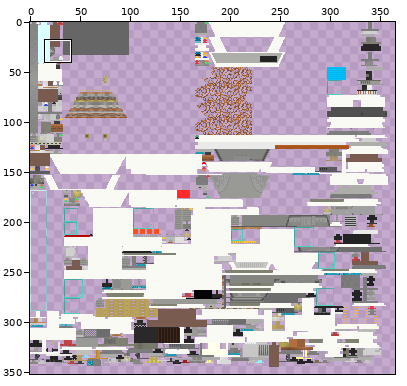
Edited in one commit: sprite sheet (src/main/resources/assets/tadditions/textures/consoles/fourteenthconsole.png). The first picture is a wide view before the edit; the outline marks the close-up.
Close-up. Before:
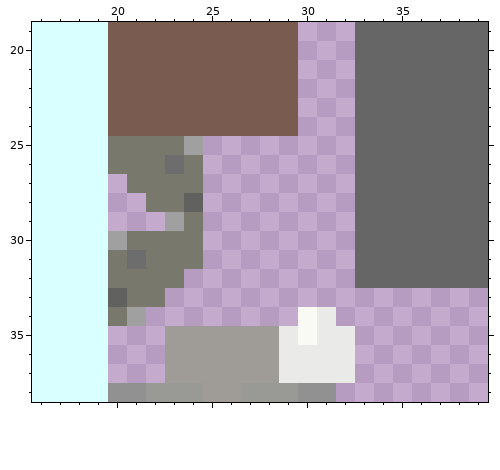
The file is 512x512 pixels. Colours within 5 levels of each other are drawn and written as one. Shown: x 16..39, y 19..38. The wide view leaves out empty margins. The commit also changed other parts of the picture, which this record leaves out.
The same view after the edit:
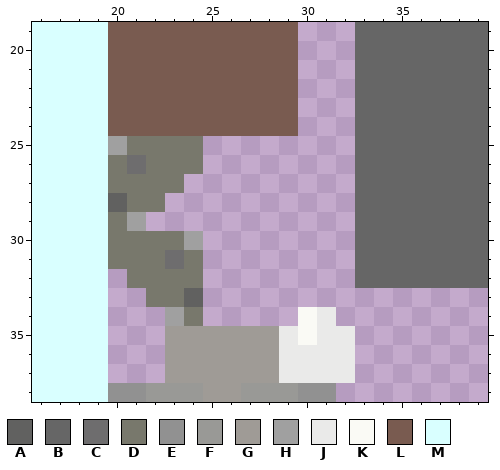
Palette (. is transparent): A #616160  B #666666  C #6e6d6e  D #78786c  E #919191  F #999996  G #9f9b96  H #a0a0a0  J #eaeae9  K #fafaf5  L #795b50  M #d9ffff
Diff:
Changed rows in their new state; - is an unchanged pixel.
first column x 20:
25 H---D
26 -C-D-
27 D---.
28 AD-..
29 DH-..
30 D---H
31 -D-C-
32 .---D
33 ..-DA
34 ..-HD
Changed places in both close-ups, as pixel boxes (x1, y1, x2, y2):
changed: (108, 136, 203, 326)
